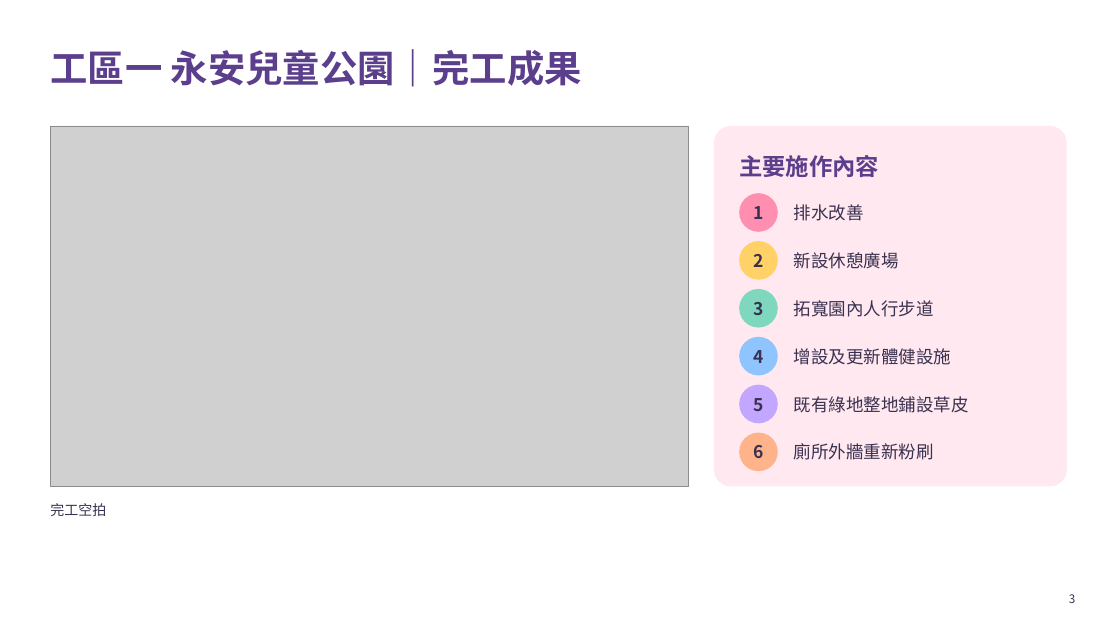
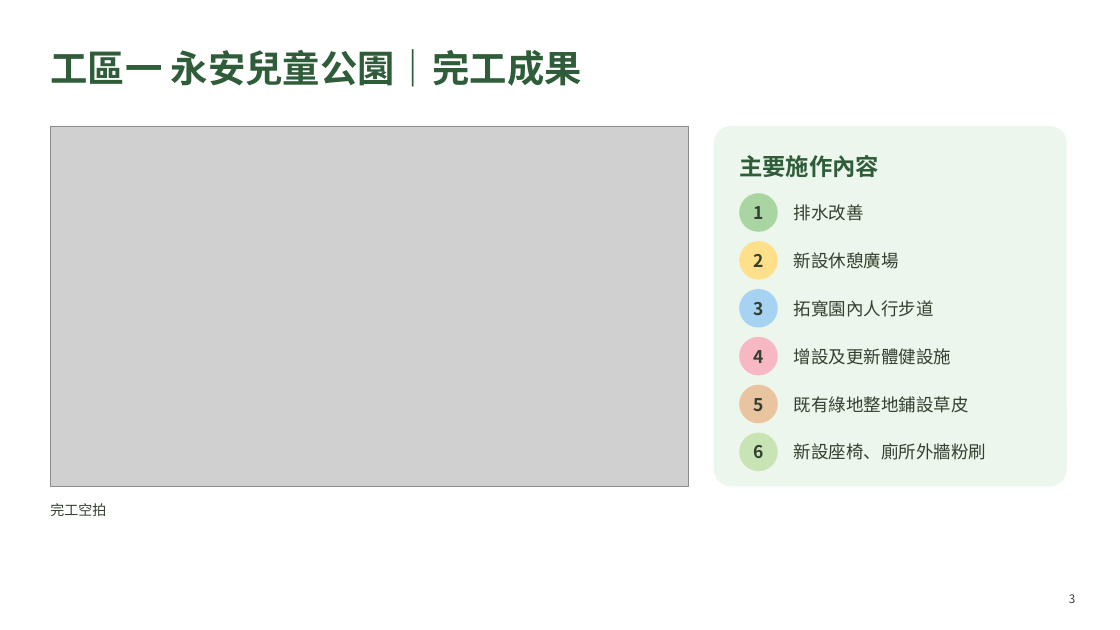
Before and after one commit to g6135e-prog/WORK, a slide deck: slide 3 of 115年度蘆洲區公園廣場基礎設施整建工程_完工成果說明.pptx. Drawn at 1120x630 pixels with LibreOffice and Linux fonts; fonts in the diff are those of the drawing; grey boxes stand for pictures. Boxes give left, top, right and bottom in pixels: in the first picture for what was removed or moved away, otherwise in the second. Text is boxed around its words. In the diff, an @@ line names an element or a change of style, - is before the commit and + after.

```diff
--- a/115年度蘆洲區公園廣場基礎設施整建工程_完工成果說明.pptx
+++ b/115年度蘆洲區公園廣場基礎設施整建工程_完工成果說明.pptx
@@ title "工區一 永安兒童公園｜完工成果" at box(50, 49, 582, 87): text colour #5B3F8C to #2F5D3A @@
@@ rounded rectangle at box(714, 126, 1067, 486): fill #FF8FB1 at 20% opacity to #A8D5A2 at 20% opacity @@
@@ text "主要施作內容" at box(739, 155, 879, 177): text colour #5B3F8C to #2F5D3A @@
@@ ellipse at box(739, 193, 778, 232): fill #FF8FB1 to #A8D5A2 @@
@@ ellipse at box(739, 241, 778, 280): fill #FFD166 to #FFE08A @@
@@ ellipse at box(739, 289, 778, 328): fill #7FD8BE to #A7D3F2 @@
@@ ellipse at box(739, 337, 778, 376): fill #8EC5FF to #F7B7C3 @@
@@ ellipse at box(739, 385, 778, 423): fill #C3A6FF to #E8C4A0 @@
@@ ellipse at box(739, 433, 778, 471): fill #FFB38A to #C9E4B4 @@
@@ text at box(794, 443, 986, 460): text changed; text colour #3A3150 to #33402F @@
-廁所外牆重新粉刷
+新設座椅、廁所外牆粉刷
@@ text colour #3A3150 to #33402F in 13 elements at box(50, 503, 106, 516), box(753, 206, 763, 219), box(794, 204, 864, 221), box(753, 254, 763, 267), box(794, 252, 899, 269), box(753, 302, 763, 315), box(794, 300, 934, 317), box(753, 350, 763, 363), box(794, 348, 951, 365), box(753, 398, 763, 411), box(794, 396, 969, 413), box(753, 445, 763, 458), box(1069, 594, 1075, 603) @@
```
Also in this commit, not shown: 6 other slides changed.
